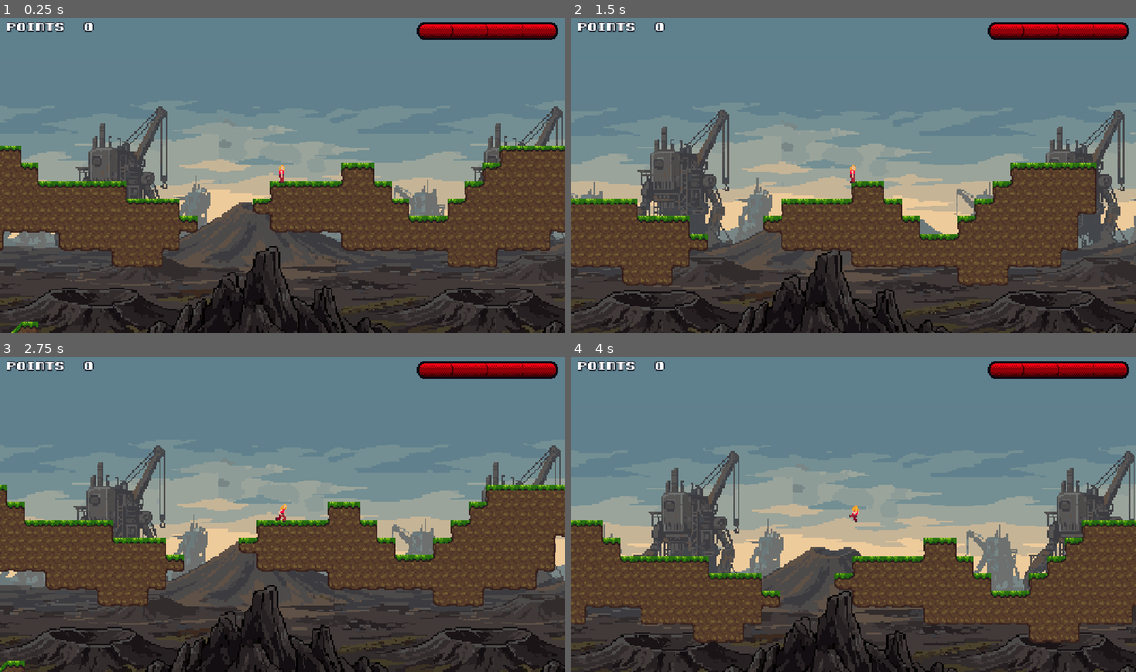
Above: before the commit, frames 1-4 (two rows, left to right).
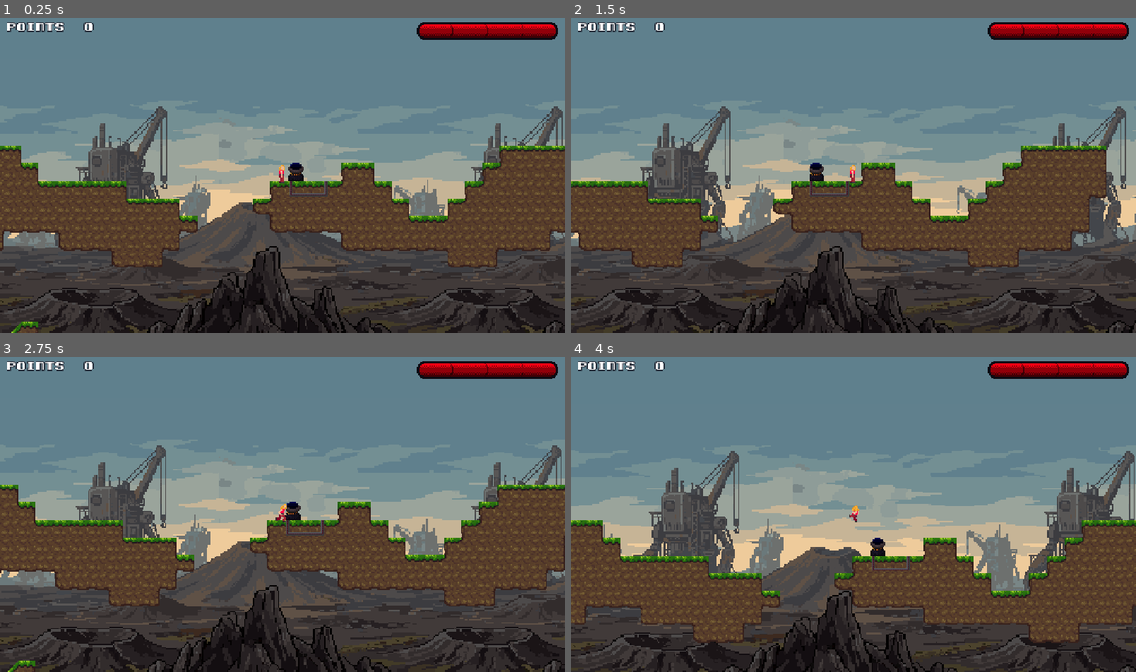
Above: after the commit, the same moments.

Repository: cygnuszwaan/objon
Game: Godot game, scene res://scenes/levels/level_1-1.tscn
The game is run twice, just before and just after one commit, with the same random seed, the same clock (stepped at 60 frames per second) and the same inputs.
Inputs (mouse positions are in pixels of both pictures, inside the frame that each line leads up to):
- Up to frame 1 (0.25 s): no input
- Up to frame 2 (1.5 s): tap Enter at 0.5 s; move the mouse to (977, 159) at 0.52 s; hold D (move_right) 0.53-1.25 s; hold S (crouch) 0.53-1.25 s; click (977, 159) at 0.67 s; tap Space (jump) at 0.77 s; drag from (740, 191) to (859, 175) at 1.27 s
- Up to frame 3 (2.75 s): tap R (restart) at 2 s; move the mouse to (339, 442) at 2.02 s; hold D (move_right) from 2.03 s (still down); tap F at 2.1 s
- Up to frame 4 (4 s): release D (move_right) at 2.75 s; drag from (825, 577) to (684, 464) at 2.77 s; tap R (restart) at 3.5 s; move the mouse to (1023, 561) at 3.52 s; hold A (move_left) from 3.53 s (still down); tap J (kick) at 3.6 s; tap Space (jump) at 3.77 s

The runs differ from the first frame. In frame 1, 0.2% of the frame differs, in the area x 51-58%, y 45-57%; in frame 2, 22%, in the area x 0-100%, y 28-100%; in frame 3, 11%; in frame 4, 0.2%.

Commit message:
powered spikes

Diff:
--- a/audio/audio.gd
+++ b/audio/audio.gd
@@ -124,6 +124,8 @@
 	&"interactive/checkpoint",        # a checkpoint being activated (start of its light-up animation)
 	&"collectibles/medkit",
 	&"traps/spikes_hit",             # a spike tile hurting the player, at the tile
+	&"traps/spikes_extend",          # a powered spike layer extending (not at startup), at the middle of its tiles
+	&"traps/spikes_retract",         # a powered spike layer retracting, same place
 	&"ui/menu_open",                  # the pause menu opening
 	&"ui/menu_close",                 # the pause menu closing (resume)
 	&"ui/menu_select",                # a menu button being pressed
--- a/scenes/levels/level_1-1.tscn
+++ b/scenes/levels/level_1-1.tscn
@@ -8,7 +8,9 @@
 [ext_resource type="Texture2D" uid="uid://cn55xxm03e6ja" path="res://sprites/tiles/catwalks.png" id="6_dyh2t"]
 [ext_resource type="PackedScene" path="res://scenes/levels/conductor_layers.tscn" id="6_yjlda"]
 [ext_resource type="Script" uid="uid://bfrg0144j3s3d" path="res://scenes/levels/water_manager.gd" id="7_aghq8"]
+[ext_resource type="PackedScene" path="res://scenes/traps/powered_spike_layer.tscn" id="7_s474h"]
 [ext_resource type="PackedScene" uid="uid://dgii53fryk4gh" path="res://scenes/player/player.tscn" id="8_y0ep0"]
+[ext_resource type="PackedScene" path="res://scenes/interactive/button.tscn" id="10_s474h"]
 
 [sub_resource type="TileSetAtlasSource" id="TileSetAtlasSource_8dks1"]
 texture = ExtResource("6_dyh2t")
@@ -93,7 +95,18 @@
 tile_map_data = PackedByteArray("AAAnABsAAAABAAAAAAAoABsAAAACAAAAAAApABsAAAADAAAAAAA=")
 tile_set = SubResource("TileSet_0w3yt")
 
+[node name="PoweredSpikeLayer" parent="Tilemaps" unique_id=1751045172 node_paths=PackedStringArray("sources") instance=ExtResource("7_s474h")]
+tile_map_data = PackedByteArray("AACCAAUAAwAAAAAAAACFAAUAAwAAAAAAAAA=")
+sources = [NodePath("../Button")]
+
 [node name="ConductorLayers" parent="Tilemaps" unique_id=1050737449 instance=ExtResource("6_yjlda")]
+
+[node name="Red" parent="Tilemaps/ConductorLayers" index="0"]
+tile_map_data = PackedByteArray("AACAAAYAAAAJAAAAAACCAAYAAAAHAAAAAACBAAYAAAAIAAAAAAA=")
+
+[node name="Button" parent="Tilemaps" unique_id=1283338419 instance=ExtResource("10_s474h")]
+position = Vector2(2056, 88)
+latch_mode = 1
 
 [node name="WaterManager" type="Node2D" parent="." unique_id=1297838409 groups=["water_manager"]]
 script = ExtResource("7_aghq8")
--- a/scenes/player/player.gd
+++ b/scenes/player/player.gd
@@ -1208,12 +1208,18 @@
 # in them is hurt again once the i-frames end. take_hit() does everything else (knockback away from the tile's
 # side, ending a surf, death), so the surf needs no spike code.
 func _poll_tile_hazards() -> void:
-	if world_tilemap == null:
-		return
 	var size := Vector2(_shape_width(collision_shape.shape), _shape_height(collision_shape.shape))
 	if absf(sin(collision_shape.rotation)) > 0.5:
 		size = Vector2(size.y, size.x)  # the swim pose lies the collider on its side
-	var hit := TileHazards.hit_in_rect(world_tilemap, Rect2(collision_shape.global_position - size * 0.5, size))
+	var rect := Rect2(collision_shape.global_position - size * 0.5, size)
+	var hit := TileHazards.hit_in_rect(world_tilemap, rect)
+	# Switchable spike layers (roadmap N1.2): every layer in the group, skipped while its spikes are retracted.
+	for layer in get_tree().get_nodes_in_group(&"hazard_layer"):
+		if not layer is TileMapLayer or not layer.has_method("is_hazard_active") or not layer.is_hazard_active():
+			continue
+		var layer_hit := TileHazards.hit_in_rect(layer, rect)
+		if not layer_hit.is_empty() and (hit.is_empty() or int(layer_hit["damage"]) > int(hit["damage"])):
+			hit = layer_hit
 	if hit.is_empty():
 		return
 	if take_hit(int(hit["damage"]), hit["position"]):
--- /dev/null
+++ b/scenes/traps/powered_spike_layer.gd
@@ -0,0 +1,110 @@
+@tool
+class_name PoweredSpikeLayer
+extends TileMapLayer
+## A switchable block of spikes: a `TileMapLayer` of spike tiles (paint them from the ground tileset's spike atlas
+## source, exactly as on the `Ground` layer) that is either OUT or RETRACTED as a whole. Powered = out: drawn and
+## dangerous. Unpowered = hidden and skipped by the player's hazard poll. The layer has no collision, no
+## `surface_type` and no state of its own, so it is never ground-like and a restore needs nothing from it.
+##
+## POWER: `sources` and `invert` are exported here and forwarded to the `PowerTarget` child (as `CameraCue` does), so
+## an instance is wired in its own Inspector without Editable Children; a conductor wire can instead end at the
+## `PowerTarget` child (move it to the tile the wire should end at). With no valid source the layer is not driven and
+## keeps its authored state, which is OUT, so an unwired layer behaves exactly like spikes painted on the ground.
+## `all_required` stays on the `PowerTarget` child. Independent groups of spikes are separate layers.
+##
+## TRANSITIONS: instant, both ways. Extending into a cell the player stands in hurts at once (the poll's normal
+## rules: `take_hit()` and its i-frames); retracting spares the player on the same frame. The startup state goes
+## through `set_powered_initial()` (no sound); a checkpoint restore needs no code here: the layer is a pure function
+## of its sources, and a source's restore emits `powered_changed` on any change.
+##
+## POLL: the player asks every layer in group "hazard_layer" through `is_hazard_active()` and, for the active ones,
+## the shared `TileHazards.hit_in_rect()` (see Spikes in hazards-traps.md). Enemies and blocks never ask.
+##
+## SOUND: `traps/spikes_extend` and `traps/spikes_retract` (both in Audio.PLANNED) play at the middle of the painted
+## cells when the state actually changes after startup.
+
+## The power sources that drive the layer (any one of them powers it). Forwarded to the `PowerTarget` child when the
+## node enters the tree and whenever this list is edited. Left empty, the child's own `sources` (and any conductor
+## wire) are used as before.
+@export var sources: Array[Node] = []:
+	set(value):
+		sources = value
+		if is_node_ready():
+			_forward_sources(true)
+			update_configuration_warnings()
+## Inverts the power: the spikes are out while the source is off.
+@export var invert: bool = false
+
+const SOUND_EXTEND := &"traps/spikes_extend"
+const SOUND_RETRACT := &"traps/spikes_retract"
+
+var out: bool = true ## Runtime state: the spikes are out (drawn and dangerous). Authored state is out.
+
+## Runs before the `PowerTarget` child's own `_ready()`, so its first (deferred) recompute already sees the sources.
+func _enter_tree() -> void:
+	_forward_sources(false)
+
+func _ready() -> void:
+	add_to_group(&"hazard_layer")
+	collision_enabled = false  # a layer with a ground tileset must never block anything, whatever is painted on it
+	if Engine.is_editor_hint():
+		return
+	_set_out(true)
+
+## True while the spikes are out; what the player's poll asks before it reads this layer's tiles.
+func is_hazard_active() -> bool:
+	return out
+
+## The startup state: snaps with no sound.
+func set_powered_initial(on: bool) -> void:
+	_set_out(on)
+
+func set_powered(on: bool) -> void:
+	if on == out:
+		return
+	_set_out(on)
+	var at := _sound_position()
+	if at != Vector2.INF:
+		Audio.play_at(SOUND_EXTEND if on else SOUND_RETRACT, at)
+
+func _set_out(on: bool) -> void:
+	out = on
+	visible = on
+
+## The middle of the painted cells in world space, or Vector2.INF with nothing painted.
+func _sound_position() -> Vector2:
+	var used := get_used_rect()
+	if used.size == Vector2i.ZERO:
+		return Vector2.INF
+	return to_global(map_to_local(used.position + used.size / 2))
+
+## Copies `sources` onto the `PowerTarget` child (a copy, so a conductor's `add_source()` never writes the export).
+## `replace` also forwards an empty list, so clearing `sources` in the Inspector clears the child; at load an empty
+## list leaves the child's own sources alone.
+func _forward_sources(replace: bool) -> void:
+	if sources.is_empty() and not replace:
+		return
+	var target := _power_target()
+	if target != null:
+		target.sources = sources.duplicate()
+
+func _power_target() -> PowerTarget:
+	for child in get_children():
+		if child is PowerTarget:
+			return child
+	return null
+
+## Plain method, so a runtime level validator can reuse it; `_get_configuration_warnings()` calls it.
+func get_warnings() -> PackedStringArray:
+	var warnings := PackedStringArray()
+	var target := _power_target()
+	if target == null:
+		warnings.append("Add a PowerTarget child: without one nothing can switch these spikes.")
+	elif sources.is_empty() and target.sources.is_empty():
+		warnings.append("No sources: pick the power source(s) in `sources`. (Fine only if a conductor wire ends at the PowerTarget; unwired, the spikes stay out.)")
+	if tile_set == null or tile_set.get_custom_data_layer_by_name(TileHazards.DAMAGE_LAYER) == -1:
+		warnings.append("The tile set has no `%s` custom data: nothing painted here can hurt. Use the ground tileset." % TileHazards.DAMAGE_LAYER)
+	return warnings
+
+func _get_configuration_warnings() -> PackedStringArray:
+	return get_warnings()
--- /dev/null
+++ b/scenes/traps/powered_spike_layer.tscn
@@ -0,0 +1,13 @@
+[gd_scene load_steps=4 format=3]
+
+[ext_resource type="Script" path="res://scenes/traps/powered_spike_layer.gd" id="1_layer"]
+[ext_resource type="TileSet" path="res://resources/ground_tileset.tres" id="2_tiles"]
+[ext_resource type="Script" path="res://scenes/interactive/power_target.gd" id="3_target"]
+
+[node name="PoweredSpikeLayer" type="TileMapLayer"]
+tile_set = ExtResource("2_tiles")
+collision_enabled = false
+script = ExtResource("1_layer")
+
+[node name="PowerTarget" type="Node2D" parent="."]
+script = ExtResource("3_target")
Not shown, added: scenes/traps/powered_spike_layer.gd.uid
Not shown, changed: .DS_Store
Not shown, changed: docs/hazards-traps.md
Not shown, changed: docs/level-design.md
Not shown, changed: docs/power.md
Not shown, changed: docs/puzzles.md
Not shown, changed: docs/roadmap.md
Not shown, changed: export-audit.md
Not shown, changed: objon.md
Not shown, changed: scenes/.DS_Store
Not shown, added: scenes/interactive/n1.2-stage2.patch
